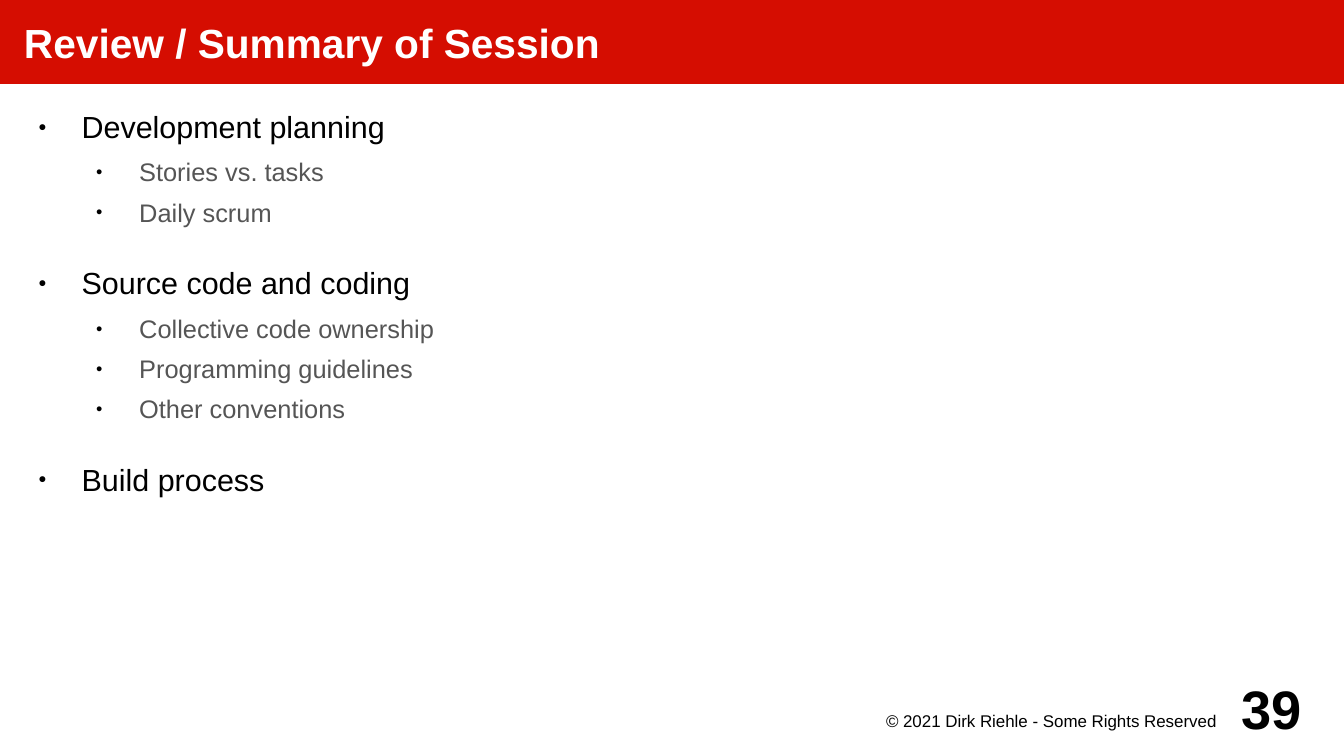
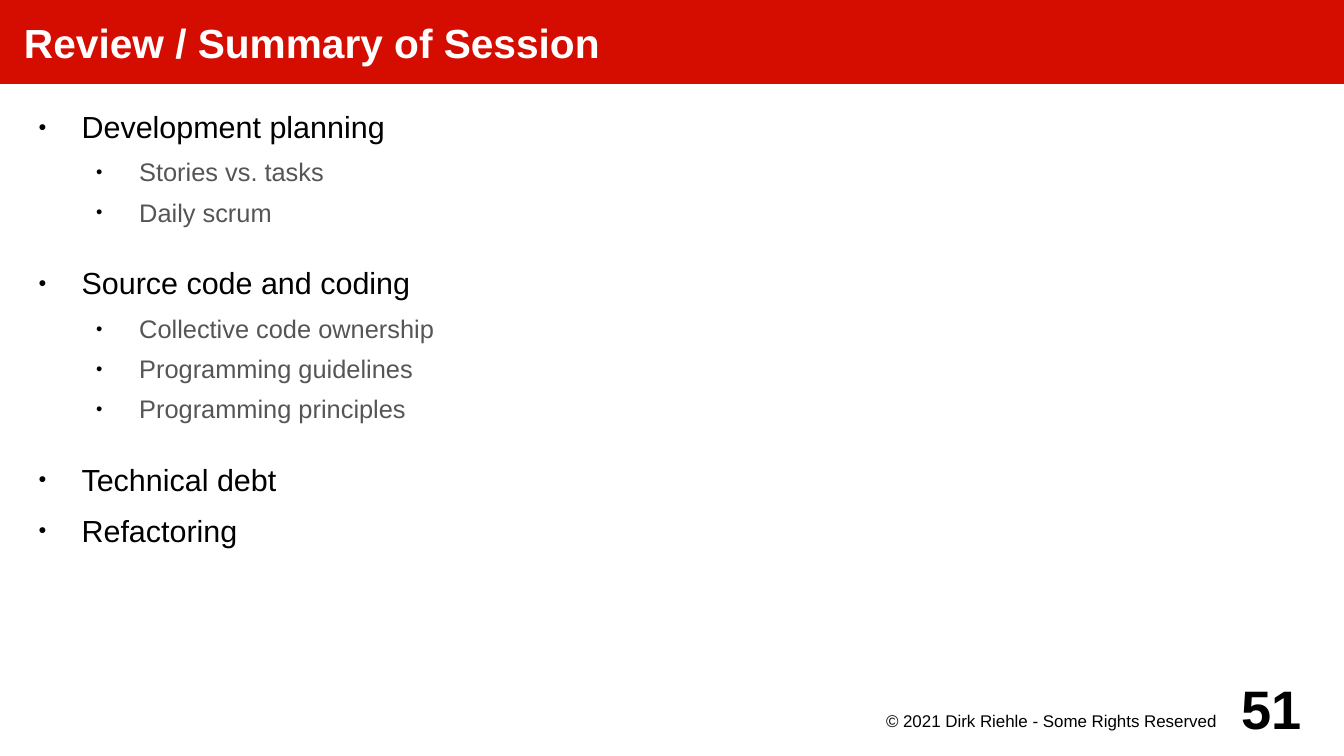
Before and after one commit to dirkriehle/amos-course, a slide deck: slide 51 of Lecture slides/AMOS E01 - Software Development.odp (slide 39 before the commit). Drawn at 1344x756 pixels with LibreOffice and Linux fonts; fonts in the diff are those of the drawing. Boxes give left, top, right and bottom in pixels: in the first picture for what was removed or moved away, otherwise in the second. Text is boxed around its words. In the diff, an @@ line names an element or a change of style, - is before the commit and + after.

```diff
--- a/Lecture slides/AMOS E01 - Software Development.odp
+++ b/Lecture slides/AMOS E01 - Software Development.odp
@@ text at box(82, 399, 405, 547): text changed; size 15 to 18 pt; text colour #555555 to #000000 @@
-  ● Other conventions
-● Build process
+  ● Programming principles
+● Technical debt
+● Refactoring
@@ page number at box(1242, 691, 1302, 730): text changed @@
-39
+51
```
Also in this commit, not shown: 10 other slides changed, 18 slides added, 6 slides removed, 19 other files.
